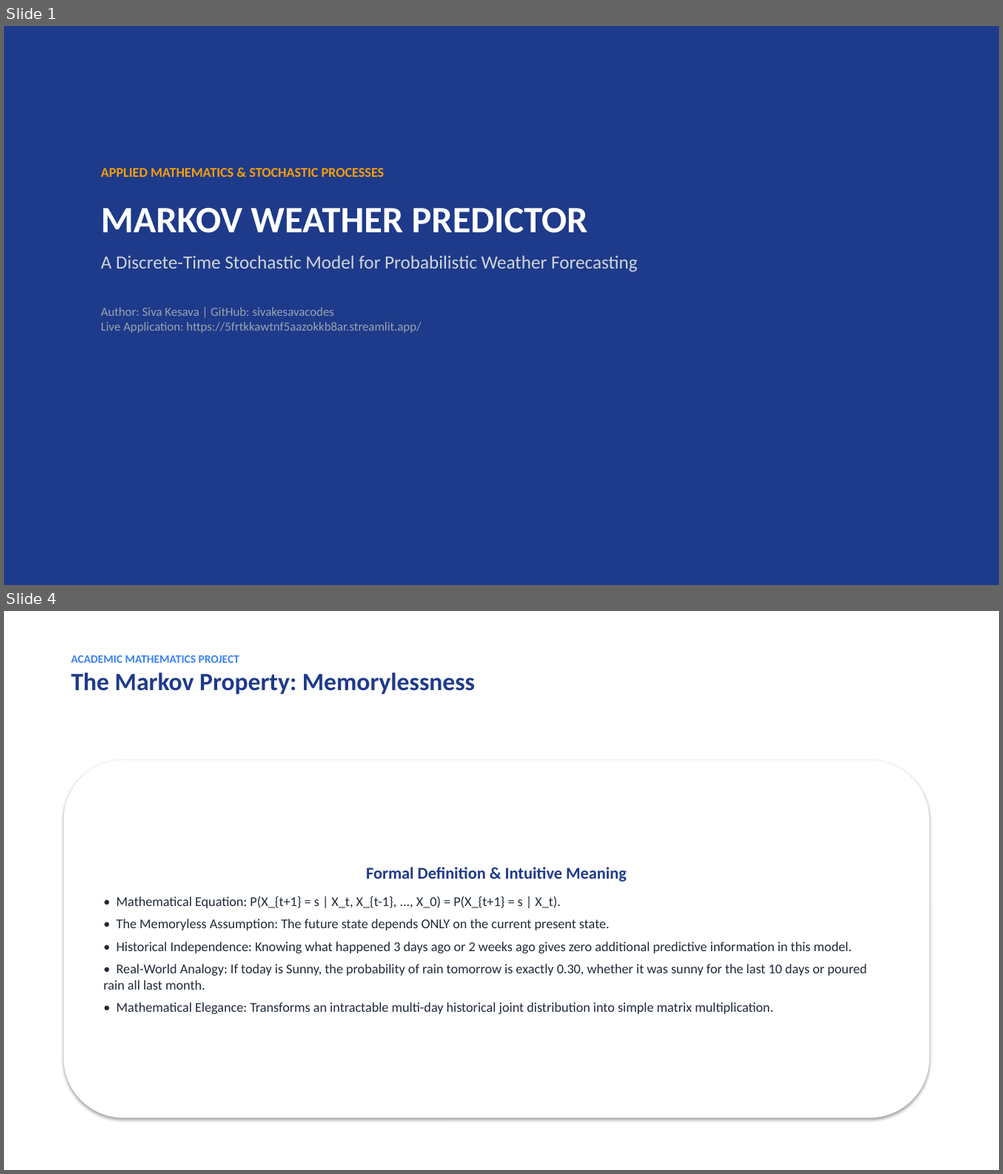
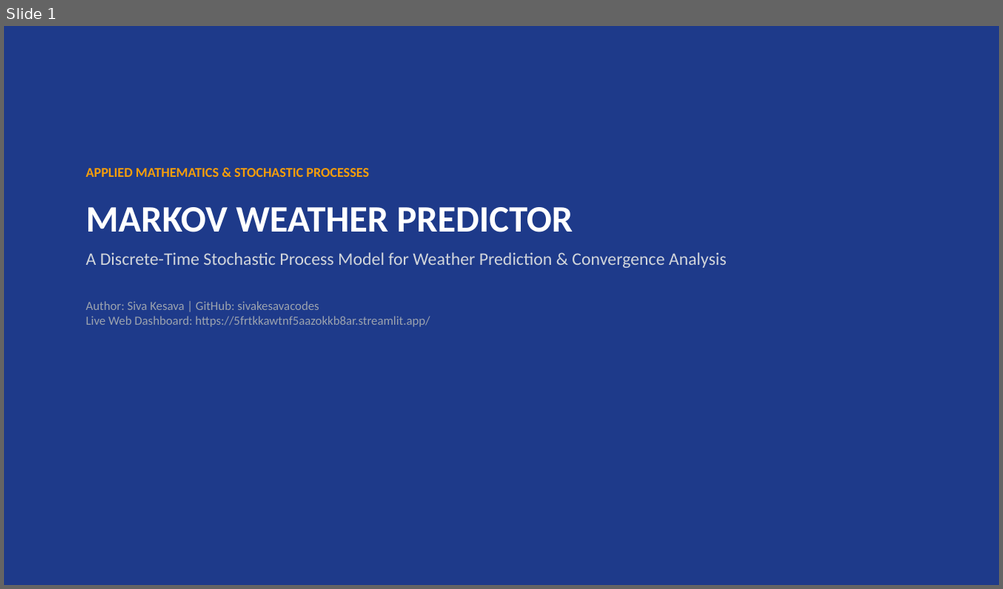
Before and after one commit to sivakesavacodes/-weather-markov-predictor, a slide deck: MARKOV_WEATHER_PREDICTOR_PRESENTATION.pptx. Shown one above the other, each under a label of ours: slides 1 and 4 before the commit, slide 1 after it; the slides between them are not shown. The pictures are 1003x1174 and 1003x589 pixels, drawn with LibreOffice and Linux fonts; fonts in the diff are those of the drawing. Boxes give left, top, right and bottom in pixels: in the first picture for what was removed or moved away, otherwise in the second. Text is boxed around its words. In the diff, an @@ line names an element or a change of style, - is before the commit and + after.

Commit message:
Expand presentation to 17 slides and add spectral analysis and viva defense to report

```diff
--- a/MARKOV_WEATHER_PREDICTOR_PRESENTATION.pptx
+++ b/MARKOV_WEATHER_PREDICTOR_PRESENTATION.pptx
@@ slide 4 removed at box(4, 611, 999, 1170), background #FFFFFF @@
@@ text removed at box(71, 655, 475, 695) @@
-ACADEMIC MATHEMATICS PROJECT
-The Markov Property: Memorylessness
@@ rounded rectangle removed at box(64, 760, 929, 1119) @@
-Formal Definition & Intuitive Meaning
-• Mathematical Equation: P(X_{t+1} = s | X_t, X_{t-1}, ..., X_0) = P(X_{t+1} = s | X_t).
-• The Memoryless Assumption: The future state depends ONLY on the current present state.
-• Historical Independence: Knowing what happened 3 days ago or 2 weeks ago gives zero additional predictive information in this model.
-• Real-World Analogy: If today is Sunny, the probability of rain tomorrow is exactly 0.30, whether it was sunny for the last 10 days or poured rain all last month.
-• Mathematical Elegance: Transforms an intractable multi-day historical joint distribution into simple matrix multiplication.
@@ slide 1 changed as well @@
@@ text "APPLIED MATHEMATICS & STOCHASTIC PROCESSES": place and size @@
-text "APPLIED MATHEMATICS & STOCHASTIC PROCESSES" at box(101, 168, 637, 333)
+text "APPLIED MATHEMATICS & STOCHASTIC PROCESSES" at box(86, 168, 726, 327)
@@ text at box(86, 168, 573, 232): less space between paragraphs @@
@@ text at box(86, 252, 726, 327): text changed @@
-A Discrete-Time Stochastic Model for Probabilistic Weather Forecasting
-Author: Siva Kesava | GitHub: sivakesavacodes
-Live Application: https://5frtkkawtnf5aazokkb8ar.streamlit.app/
+A Discrete-Time Stochastic Process Model for Weather Prediction & Convergence Analysis
+Author: Siva Kesava | GitHub: sivakesavacodes
+Live Web Dashboard: https://5frtkkawtnf5aazokkb8ar.streamlit.app/
```
Also in this commit, not shown: 2 other slides changed, 14 slides added, 5 other slides removed, 2 other files.
